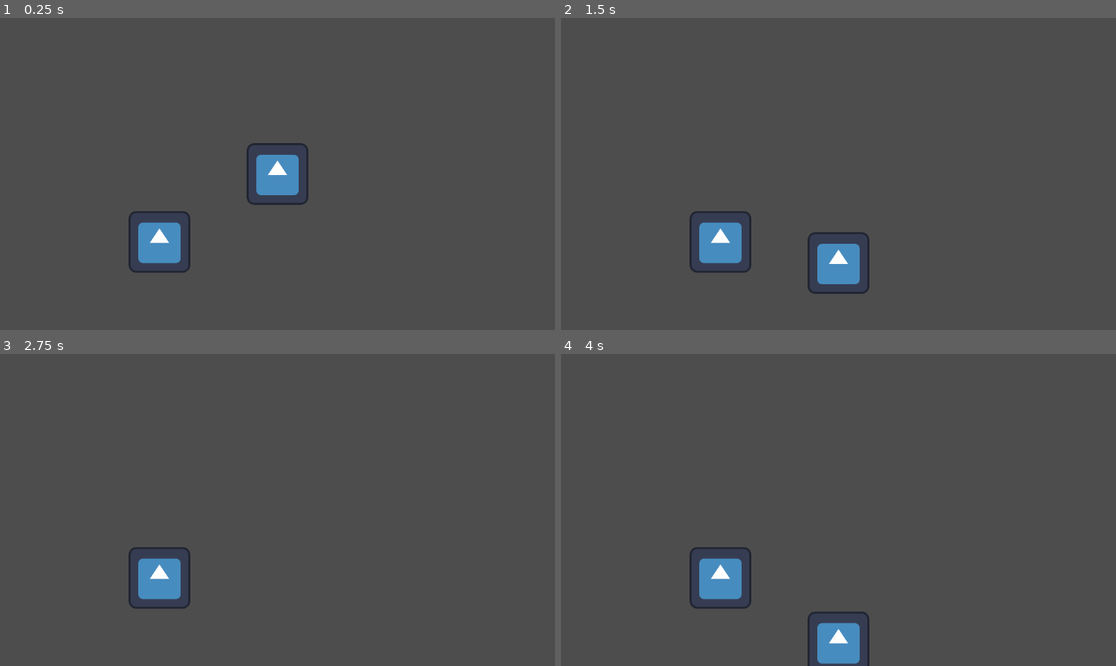
Above: before the commit, frames 1-4 (two rows, left to right).
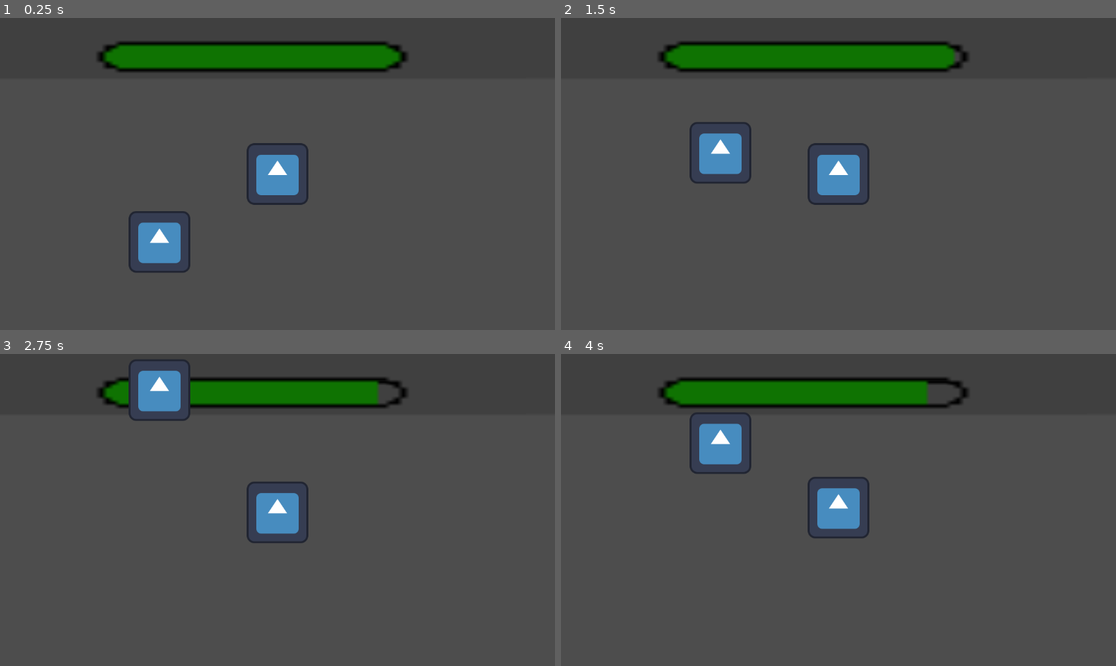
Above: after the commit, the same moments.

Repository: Chickenhatter/orion-horizon
Game: Godot game, scene res://Main_Space.tscn
Same seed, same stepped clock (60 frames per second), same inputs: the game is played once before the commit and once after it. The project has no main scene, so this scene is started directly. The engine's default icon, where the game draws it, is replaced by a stand-in: a white triangle on a blue panel in a dark square.
Inputs:
- Up to frame 1 (0.25 s): no input
- Up to frame 2 (1.5 s): tap Enter at 0.5 s; hold S (ui_s) 0.53-1.28 s; hold Right from 0.53 s (still down); tap Up at 0.77 s; tap W (ui_w) at 0.8, 1.35 s
- Up to frame 3 (2.75 s): tap Up at 1.52 s; tap S (ui_s) at 1.55 s; tap Space at 2 s; release Right at 2.03 s; hold Left from 2.03 s (still down); hold S (ui_s) from 2.03 s (still down); tap W (ui_w) at 2.3 s
- Up to frame 4 (4 s): release Left at 2.78 s; release S (ui_s) at 2.78 s; hold Right from 2.78 s (still down); tap W (ui_w) at 2.85 s; tap Up at 3.02, 3.77 s; tap S (ui_s) at 3.05 s; tap Enter at 3.5 s; hold W (ui_w) from 3.53 s (still down); tap Alt at 3.6 s

The runs differ from the first frame. In frame 1, 5.5% of the frame differs, in the area x 17-74%, y 7-18%; in frame 2, 11%, in the area x 17-74%, y 7-89%; in frame 3, 8.0%; in frame 4, 10%.

Commit message:
I was working on bar

Diff:
--- a/Main_Space.tscn
+++ b/Main_Space.tscn
@@ -2,6 +2,10 @@
 
 [ext_resource type="Script" uid="uid://dr7wtgxknu0ke" path="res://spaceman.gd" id="1_ant7w"]
 [ext_resource type="Texture2D" uid="uid://ctl38er243yhs" path="res://icon.svg" id="2_rjstc"]
+[ext_resource type="Texture2D" uid="uid://duagccjj1hms1" path="res://Images/Art_Bar/green.png" id="3_jmrg7"]
+[ext_resource type="Texture2D" uid="uid://pcpre7w6d2ku" path="res://Images/Art_Bar/bar.png" id="3_t1hc5"]
+[ext_resource type="Texture2D" uid="uid://dhihmduvybane" path="res://Images/Art_Bar/red.png" id="4_cpumf"]
+[ext_resource type="Texture2D" uid="uid://bxs5f07wcrlq6" path="res://Images/Art_Bar/yellow.png" id="5_k4h0m"]
 
 [sub_resource type="RectangleShape2D" id="RectangleShape2D_6tmlh"]
 
@@ -13,6 +17,66 @@
 }],
 "loop": true,
 "name": &"default",
+"speed": 5.0
+}]
+
+[sub_resource type="Curve2D" id="Curve2D_rijdi"]
+_data = {
+"points": PackedVector2Array(0, 0, 0, 0, 267, -245, 0, 0, 0, 0, -371, -243)
+}
+point_count = 2
+
+[sub_resource type="SpriteFrames" id="SpriteFrames_owtfk"]
+animations = [{
+"frames": [{
+"duration": 1.0,
+"texture": ExtResource("3_jmrg7")
+}],
+"loop": true,
+"name": &"G",
+"speed": 5.0
+}, {
+"frames": [{
+"duration": 1.0,
+"texture": ExtResource("4_cpumf")
+}],
+"loop": true,
+"name": &"R",
+"speed": 5.0
+}, {
+"frames": [{
+"duration": 1.0,
+"texture": ExtResource("5_k4h0m")
+}],
+"loop": true,
+"name": &"Y",
+"speed": 5.0
+}, {
+"frames": [{
+"duration": 1.0,
+"texture": null
+}],
+"loop": true,
+"name": &"hidden",
+"speed": 5.0
+}]
+
+[sub_resource type="SpriteFrames" id="SpriteFrames_gax3n"]
+animations = [{
+"frames": [{
+"duration": 1.0,
+"texture": null
+}],
+"loop": true,
+"name": &"Hidden",
+"speed": 5.0
+}, {
+"frames": [{
+"duration": 1.0,
+"texture": ExtResource("3_t1hc5")
+}],
+"loop": true,
+"name": &"There",
 "speed": 5.0
 }]
 
@@ -36,8 +100,38 @@
 
 [node name="bar" type="Node2D" parent="Node2D/Player/Camera2D" unique_id=1680212892]
 
+[node name="Path2D" type="Path2D" parent="Node2D/Player/Camera2D/bar" unique_id=108051713]
+curve = SubResource("Curve2D_rijdi")
+
+[node name="PathFollow2D" type="PathFollow2D" parent="Node2D/Player/Camera2D/bar/Path2D" unique_id=1439888576]
+position = Vector2(267, -245)
+rotation = 3.1384578
+
+[node name="Color" type="AnimatedSprite2D" parent="Node2D/Player/Camera2D/bar/Path2D/PathFollow2D" unique_id=1305786439]
+position = Vector2(239.67651, -33.24882)
+rotation = -3.1384578
+scale = Vector2(7.957625, 5.04)
+sprite_frames = SubResource("SpriteFrames_owtfk")
+animation = &"G"
+
+[node name="Over" type="AnimatedSprite2D" parent="Node2D/Player/Camera2D/bar" unique_id=1982946817]
+position = Vector2(71.99999, -240.00002)
+scale = Vector2(13.059999, 6.899999)
+sprite_frames = SubResource("SpriteFrames_gax3n")
+animation = &"There"
+
+[node name="Sprite2D" type="Sprite2D" parent="Node2D/Player/Camera2D/bar" unique_id=1139536160]
+z_index = -10
+position = Vector2(-108.00003, -297)
+scale = Vector2(12.4800005, 6.9400005)
+texture = ExtResource("3_t1hc5")
+flip_h = true
+flip_v = true
+
 [node name="source" type="Node2D" parent="Node2D/Player" unique_id=1920666041]
 
 [node name="Icon" type="Sprite2D" parent="Node2D/Player" unique_id=1650330839]
 position = Vector2(-245, 141)
 texture = ExtResource("2_rjstc")
+
+[node name="Asteroids" type="Node2D" parent="Node2D" unique_id=820191269]
--- a/spaceman.gd
+++ b/spaceman.gd
@@ -3,7 +3,7 @@
 var direction = Vector2.UP.rotated(rotation)
 const SPEED = 300.0
 const JUMP_VELOCITY = -400.0
-
+var percent = 0
 
 func _physics_process(delta: float) -> void:
 	if spaceman == true:
@@ -13,15 +13,32 @@
 			velocity += get_gravity() * delta
 		if Input.is_action_pressed('ui_w'):
 			movement.y -= 1
+			percent += 0.001
 		if Input.is_action_pressed('ui_a'):
 			$"../source".rotation_degrees -= 0.03
 		if Input.is_action_pressed('ui_d'):
 			$"../source".rotation_degrees += 0.03
 		if Input.is_action_pressed('ui_s'):
 			movement.y += 1
+			percent += 0.001
+
+		# Bar
+		print(percent)
+		$"../Camera2D/bar/Path2D/PathFollow2D".progress_ratio = percent
+		if percent < 0.5:
+			$"../Camera2D/bar/Path2D/PathFollow2D/Color".play('G')
+		elif percent < 0.75:
+			$"../Camera2D/bar/Path2D/PathFollow2D/Color".play('Y')
+		elif percent <= 0.99:
+			$"../Camera2D/bar/Path2D/PathFollow2D/Color".play('R')
+		else:
+			print('Gameover')
+
+		#Whatever else IDK
 		$".".rotation_degrees = $"../source".rotation_degrees
 		rotation = $"../source".rotation_degrees
 		movement = movement.rotated(rotation)
 		velocity = movement * 300
-
+		$"../Camera2D".rotation_degrees = $".".rotation_degrees
+		$"../Camera2D".position = $".".position
 	move_and_slide()
